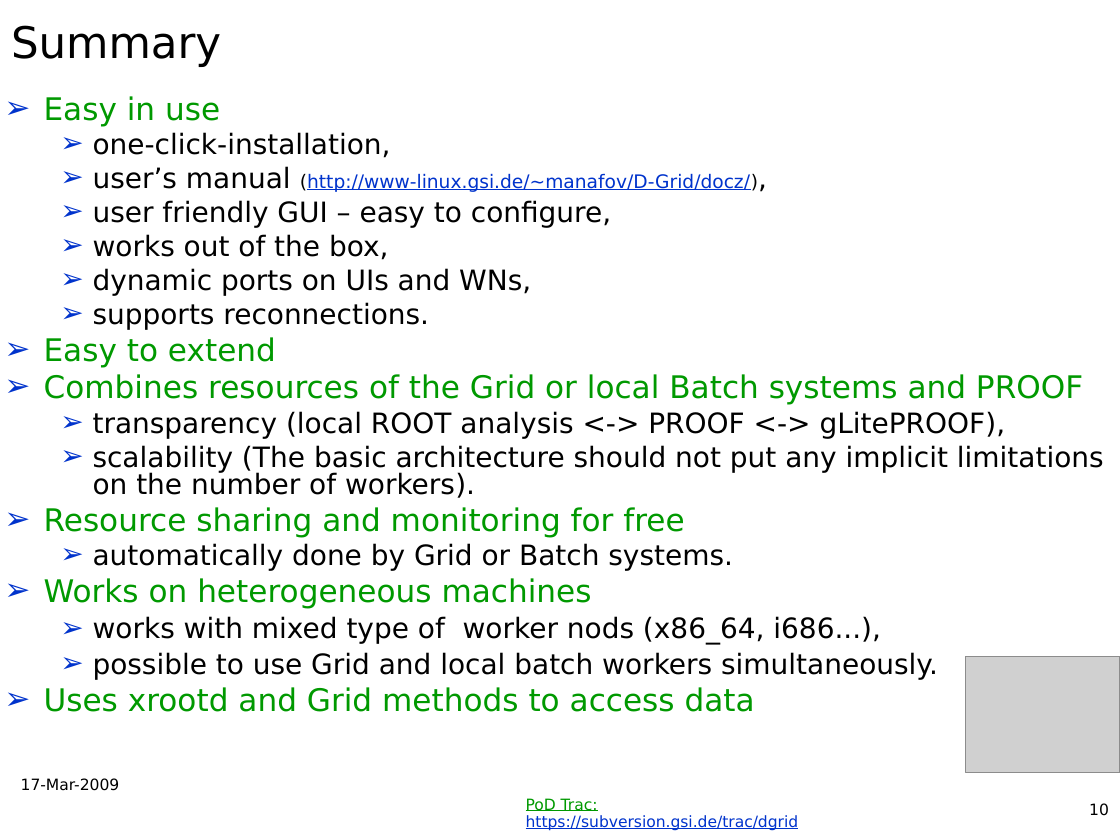
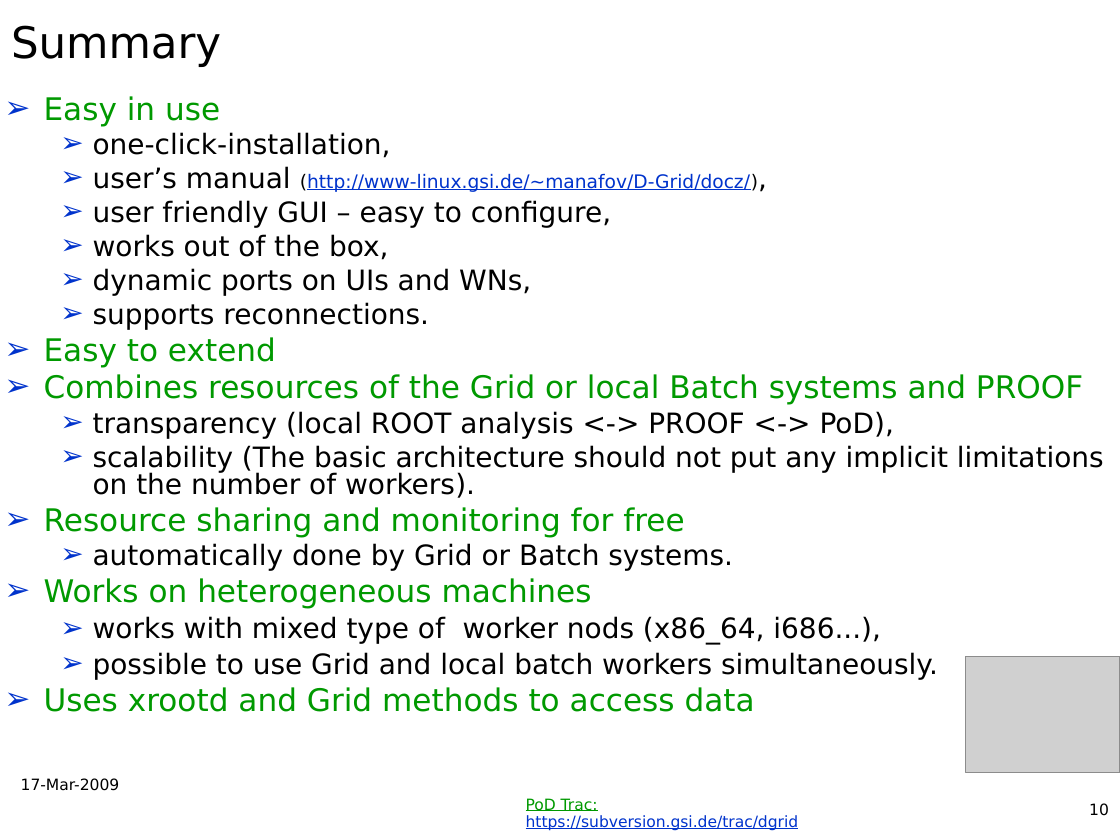
Before and after one commit to AnarManafov/PoDDocumentation, a slide deck: slide 10 of CHEP/CHEP2009/CHEP2009-PoD-AnarManafov.ppt. Drawn at 1120x840 pixels with LibreOffice and Linux fonts; fonts in the diff are those of the drawing; grey boxes stand for pictures; background and template pictures are left out. Boxes give left, top, right and bottom in pixels: in the first picture for what was removed or moved away, otherwise in the second. Text is boxed around its words. In the diff, an @@ line names an element or a change of style, - is before the commit and + after.

```diff
--- a/CHEP/CHEP2009/CHEP2009-PoD-AnarManafov.ppt
+++ b/CHEP/CHEP2009/CHEP2009-PoD-AnarManafov.ppt
@@ text at [93,411,894,439]: text changed @@
-  ➢ transparency (local ROOT analysis <-> PROOF <-> gLitePROOF),
+  ➢ transparency (local ROOT analysis <-> PROOF <-> PoD),
```
Also in this commit, not shown: 1 other slide changed, 1 other file.
